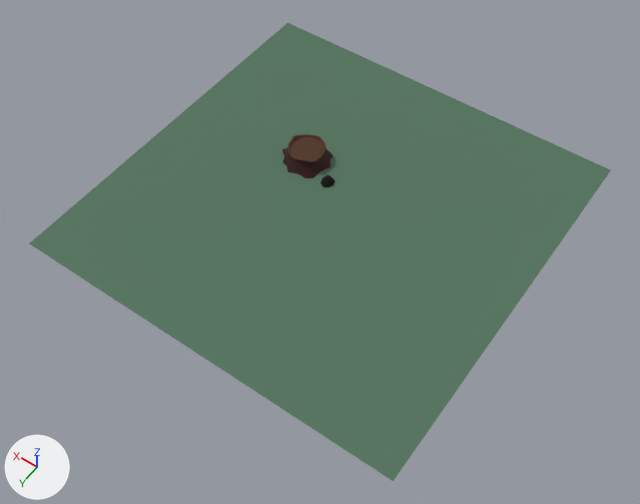
The OBJ model game/assets/models/Tiles/OneXOne/3.obj as it was, and as the next commit left it.
Before and after are seen from a camera (50 mm lens) standing at (-19.9, 28.8, 40.2) and looking at (-1.2, 2.7, -0.7). Arrows for +X, +Y and +Z are at lower left; the lights stay in place. Where no turn or scale is listed for an object, it has been applied to the vertices.

Names of what the first picture shows: '3'.
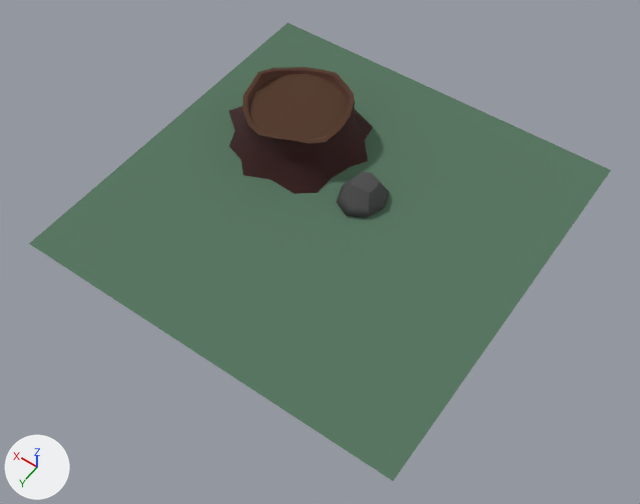
Edits to the scene script, one JSON object a line:
```json
{"block": "me_3", "where": "me_3.from_pydata(...)  # 140 vertices, 185 faces; spans x -12.5..12.5, y -12.5..12.5, z -0.1..1.2"}
{"block": "me_3", "where": "# used by ob_3; location = (0.0, 0.0, 0.0)"}
{"block": "me_3", "change": "me_3 part 1: the loose piece of 34 vertices spanning x 0.8..1.6, y -1.9..-1.0, z -0.1..0.5 is scaled about its middle by 3.61, then moved by (-2.5, -0.1, 0.5), in mat_lambert2sg (picture img_tiletex2_png)"}
{"block": "me_3", "change": "me_3 part 2: the loose piece of 102 vertices spanning x 1.7..5.2, y -4.0..-0.7, z 0.0..1.2 is scaled about its middle by 2.91, then moved by (1.7, -1.2, 1.1)"}
{"op": "remove", "block": "me_3", "code": "me_3.materials.append(mat_stone1sg2)  # black #000000"}
```

Pixel boxes [x1, y1, x2, y2] of what changed, in the pictures (640 x 504 px; the box of a moved part takes in the faces that stretch with it):
```json
{"part": 1, "of": "me_3", "change": "moved or reshaped", "before": [321, 175, 335, 187], "after": [336, 172, 389, 218]}
{"part": 2, "of": "me_3", "change": "moved or reshaped", "before": [282, 134, 333, 179], "after": [229, 67, 373, 194]}
```
